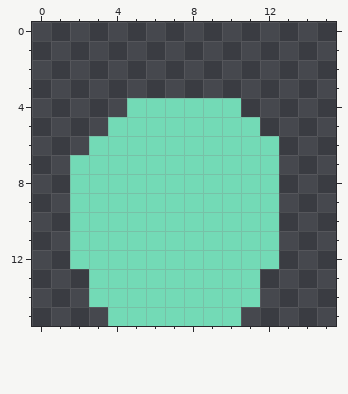
Two states of a pixel-art sprite, src/main/resources/Images/Items/diamond.png. The picture above was drawn from the file before the commit.
The file is 16x16 pixels. Colours within 5 levels of each other are drawn and written as one.
After:
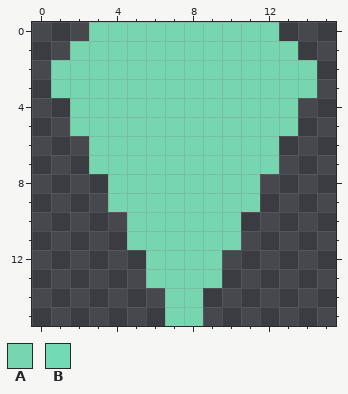
Palette (. is transparent): A #77d5b0  B #73dab6
Edits made:
Colour A is added in row 0 at x 3 to 12; in row 1 at x 2 to 13; in rows 2 to 3 at x 1 to 14; in row 4 at x 2 to 4 and 11 to 13; in row 5 at x 2 to 3 and 12 to 13.
Colour A replaces colour B in row 4 at x 5 to 10; in row 5 at x 4 to 11; in rows 6 to 7 at x 3 to 12; in rows 8 to 9 at x 4 to 11; in rows 10 to 11 at x 5 to 10; in rows 12 to 13 at x 6 to 9.
Colour A replaces colour B in rows 14 to 15 at x 7 to 8.
The author cleared colour B in row 7 at x 2; in rows 8 to 9 at x 2 to 3 and 12; in rows 10 to 11 at x 2 to 4 and 11 to 12; in row 12 at x 2 to 5 and 10 to 12; in row 13 at x 3 to 5 and 10 to 11; in row 14 at x 3 to 6 and 9 to 11.
The author cleared colour B in row 15 at x 4 to 6 and 9 to 10.
